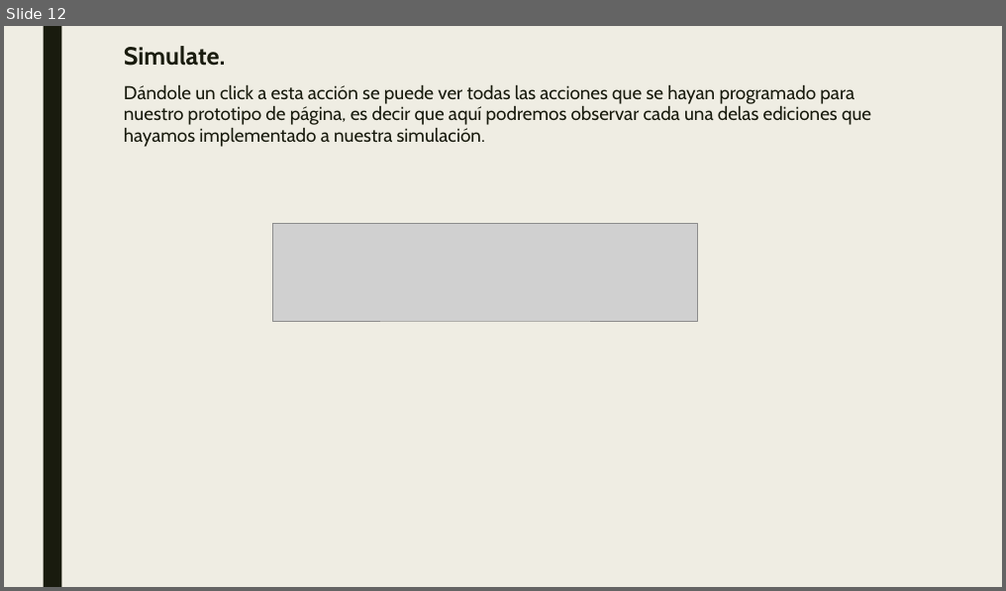
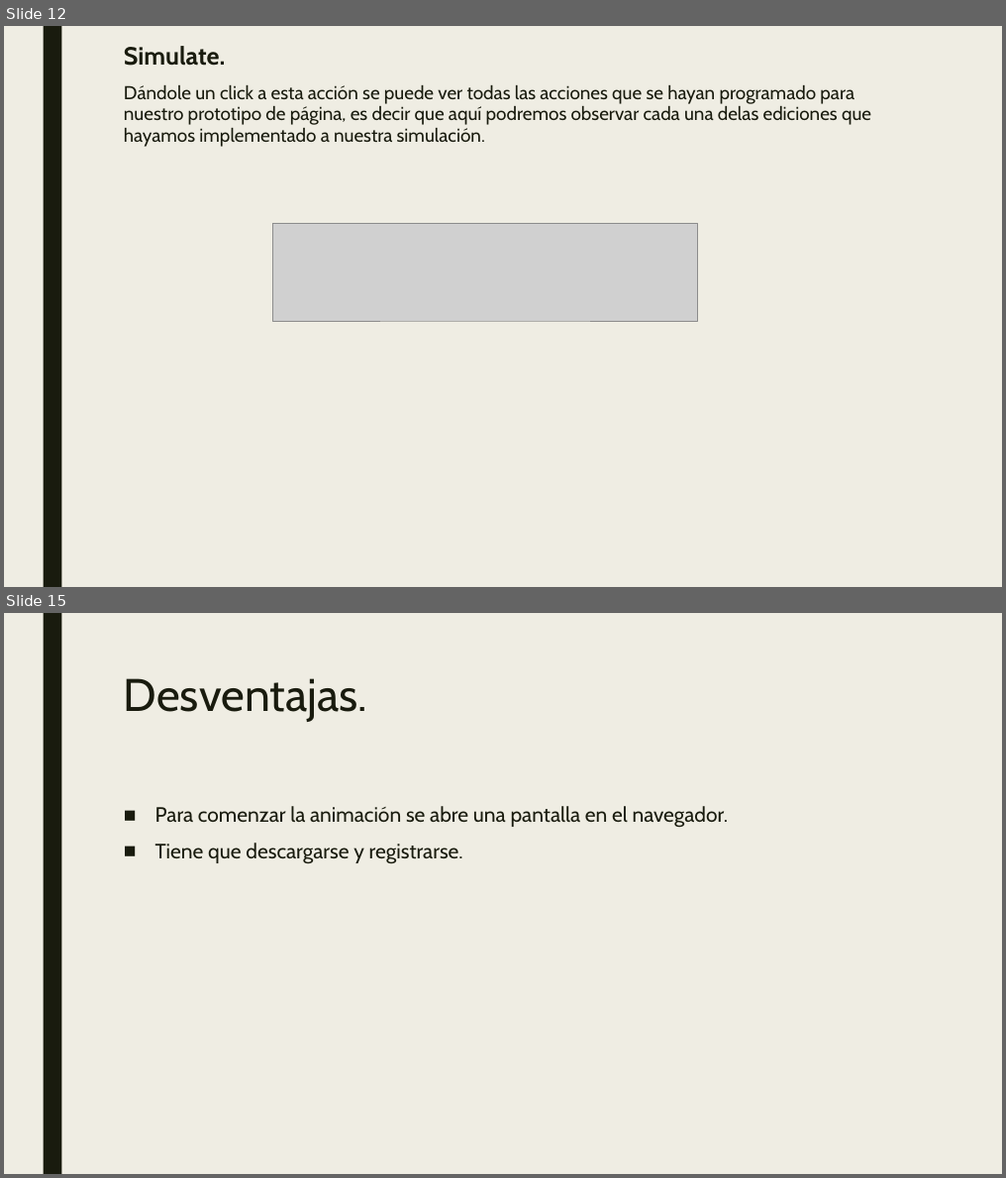
Before and after one commit to PabloVall/poo, a slide deck: Justinmind.pptx. Shown one above the other, each under a label of ours: slide 12 before the commit, slides 12 and 15 after it; the slides between them are not shown. The pictures are 1006x591 and 1006x1178 pixels, drawn with LibreOffice and Linux fonts; fonts in the diff are those of the drawing; grey boxes stand for pictures. Boxes give left, top, right and bottom in pixels: in the first picture for what was removed or moved away, otherwise in the second. Text is boxed around its words. In the diff, an @@ line names an element or a change of style, - is before the commit and + after.

```diff
--- a/Justinmind.pptx
+++ b/Justinmind.pptx
@@ slide 15 added at box(4, 613, 1002, 1174), background #EFEDE3; not listed: 1 template element that a slide beside it also shows @@
@@ title added at box(124, 678, 367, 722), 44 pt, text #191B0E @@
+Desventajas.
@@ text added at box(155, 806, 729, 864), 20 pt, text #191B0E @@
+■ Para comenzar la animación se abre una pantalla en el navegador.
+■ Tiene que descargarse y registrarse.
```
Also in this commit, not shown: 1 slide changed, 2 other slides added.
